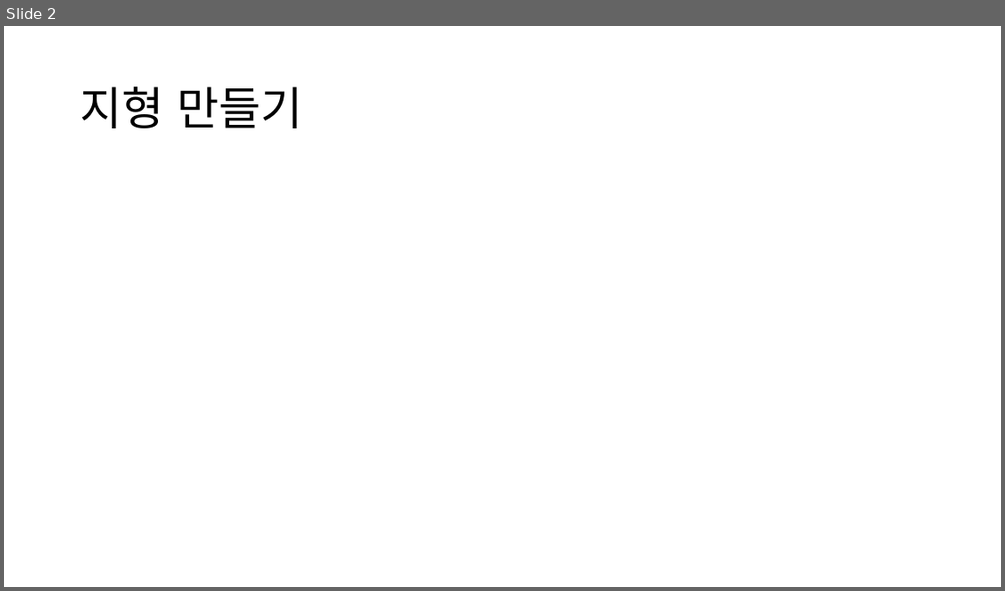
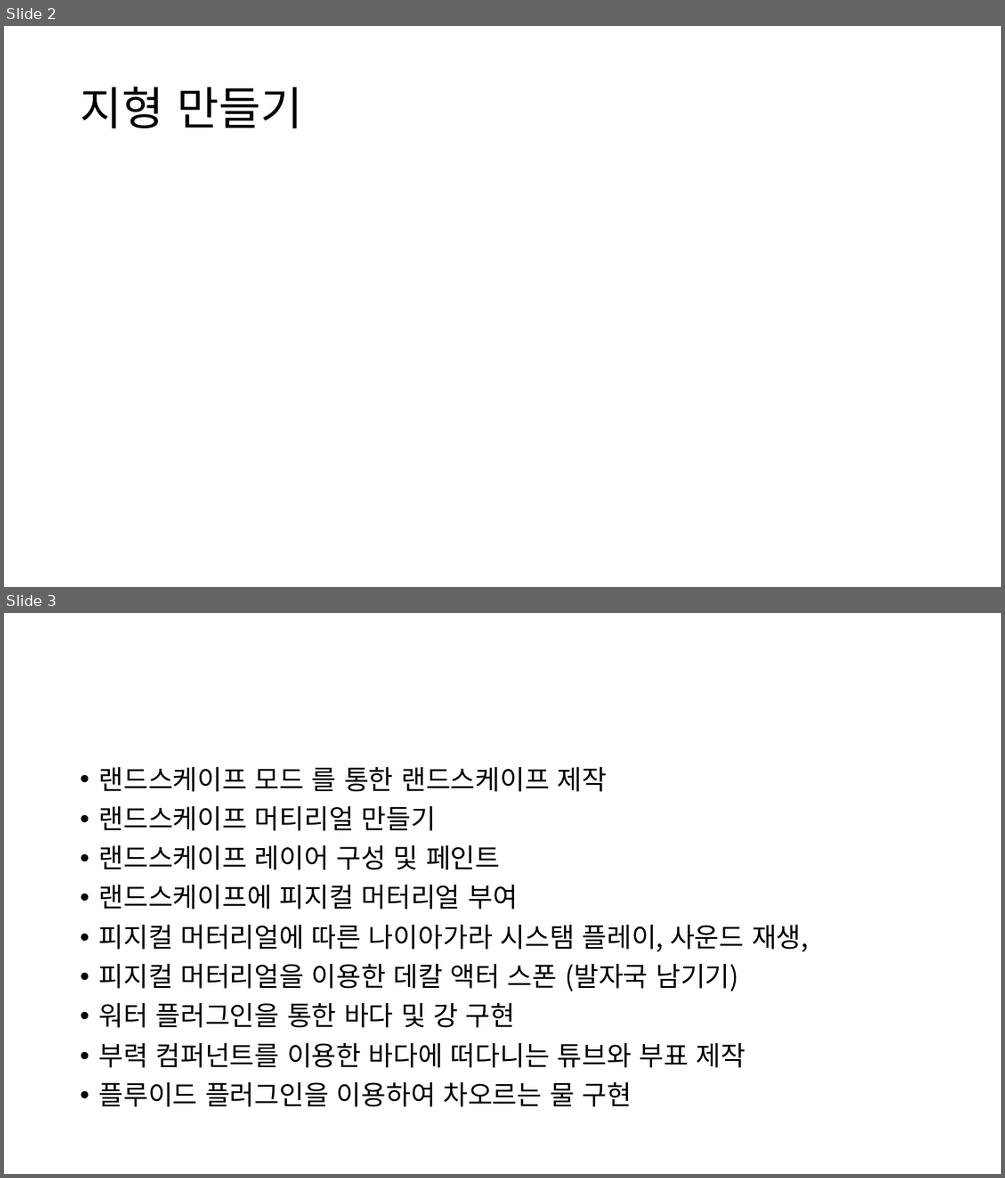
Before and after one commit to JaeHyoChoi/AS_ND_3, a slide deck: PPT/240708.pptx. Shown one above the other, each under a label of ours: slide 2 before the commit, slides 2 and 3 after it. The pictures are 1005x591 and 1005x1178 pixels, drawn with LibreOffice and Linux fonts; fonts in the diff are those of the drawing. Boxes give left, top, right and bottom in pixels: in the first picture for what was removed or moved away, otherwise in the second. Text is boxed around its words. In the diff, an @@ line names an element or a change of style, - is before the commit and + after.

Commit message:
수업 내용 정리

```diff
--- a/PPT/240708.pptx
+++ b/PPT/240708.pptx
@@ slide 3 added at bbox=[4, 613, 1001, 1174], background #FFFFFF @@
@@ text added at bbox=[98, 767, 809, 1107], 25.9 pt, text #000000 @@
+• 랜드스케이프 모드 를 통한 랜드스케이프 제작
+• 랜드스케이프 머티리얼 만들기
+• 랜드스케이프 레이어 구성 및 페인트
+• 랜드스케이프에 피지컬 머터리얼 부여
+• 피지컬 머터리얼에 따른 나이아가라 시스탬 플레이, 사운드 재생,
+• 피지컬 머터리얼을 이용한 데칼 액터 스폰 (발자국 남기기)
+• 워터 플러그인을 통한 바다 및 강 구현
+• 부력 컴퍼넌트를 이용한 바다에 떠다니는 튜브와 부표 제작
+• 플루이드 플러그인을 이용하여 차오르는 물 구현
```
